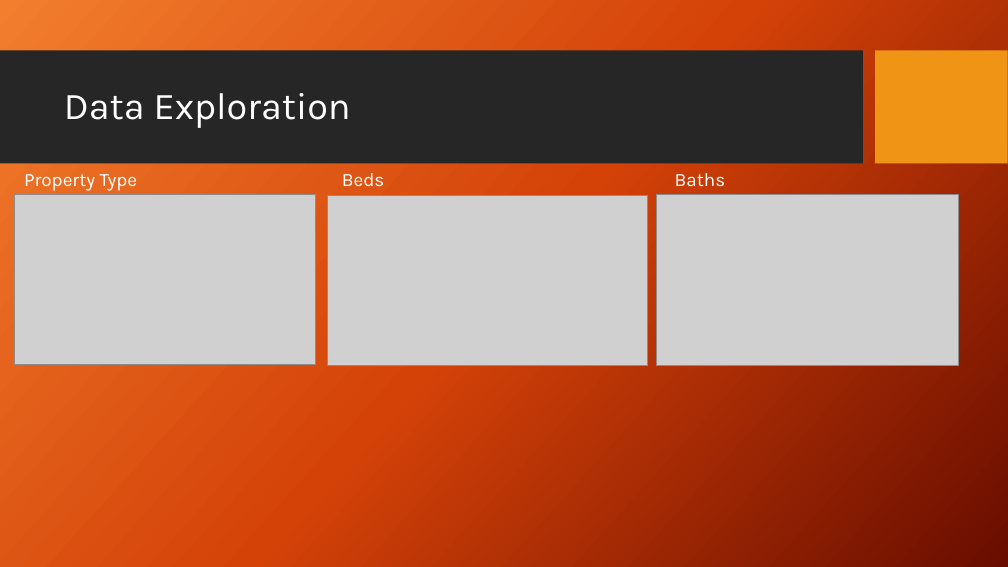
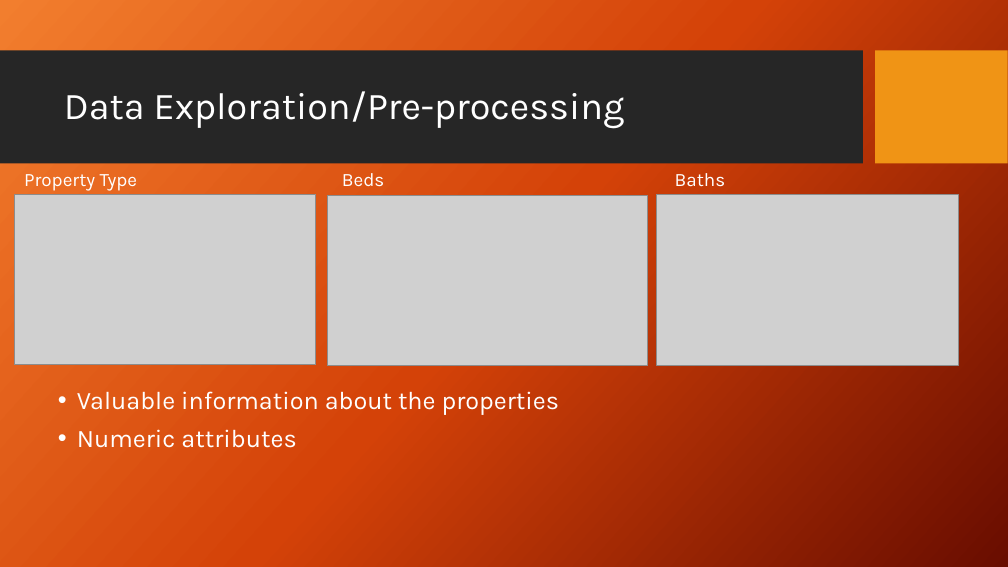
Before and after one commit to myz540/cs699_project_classification, a slide deck: slide 5 of documentation/CS699 Project Presentation.pptx. Drawn at 1008x567 pixels with LibreOffice and Linux fonts; fonts in the diff are those of the drawing; grey boxes stand for pictures; background and template pictures are left out. Boxes give left, top, right and bottom in pixels: in the first picture for what was removed or moved away, otherwise in the second. Text is boxed around its words. In the diff, an @@ line names an element or a change of style, - is before the commit and + after.

```diff
--- a/documentation/CS699 Project Presentation.pptx
+++ b/documentation/CS699 Project Presentation.pptx
@@ title at box(64, 91, 625, 128): text changed @@
-Data Exploration
+Data Exploration/Pre-processing
@@ text added at box(77, 391, 560, 448), 24 pt, text #FFFFFF @@
+• Valuable information about the properties
+• Numeric attributes
```
Also in this commit, not shown: 4 other slides changed.
